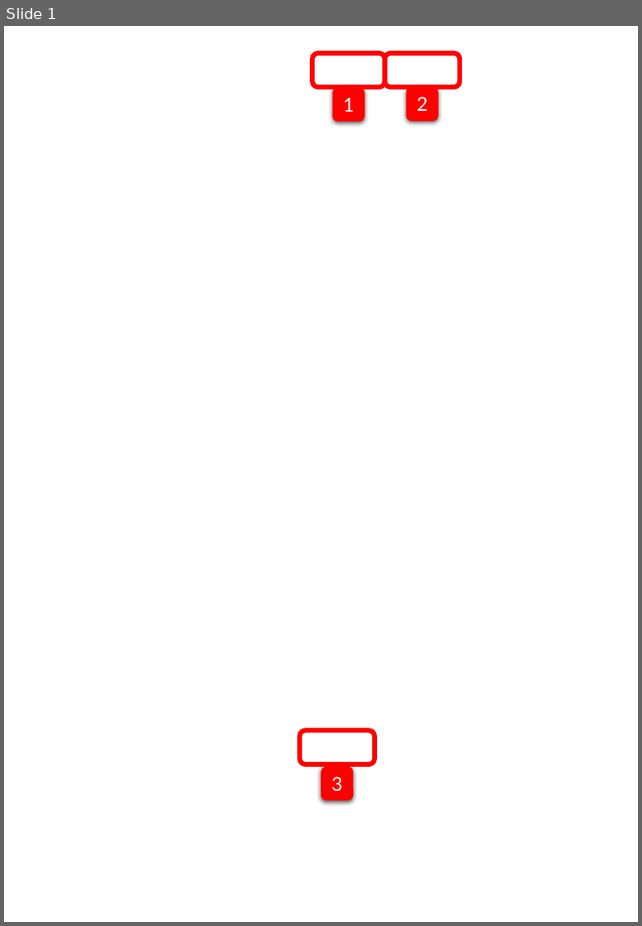
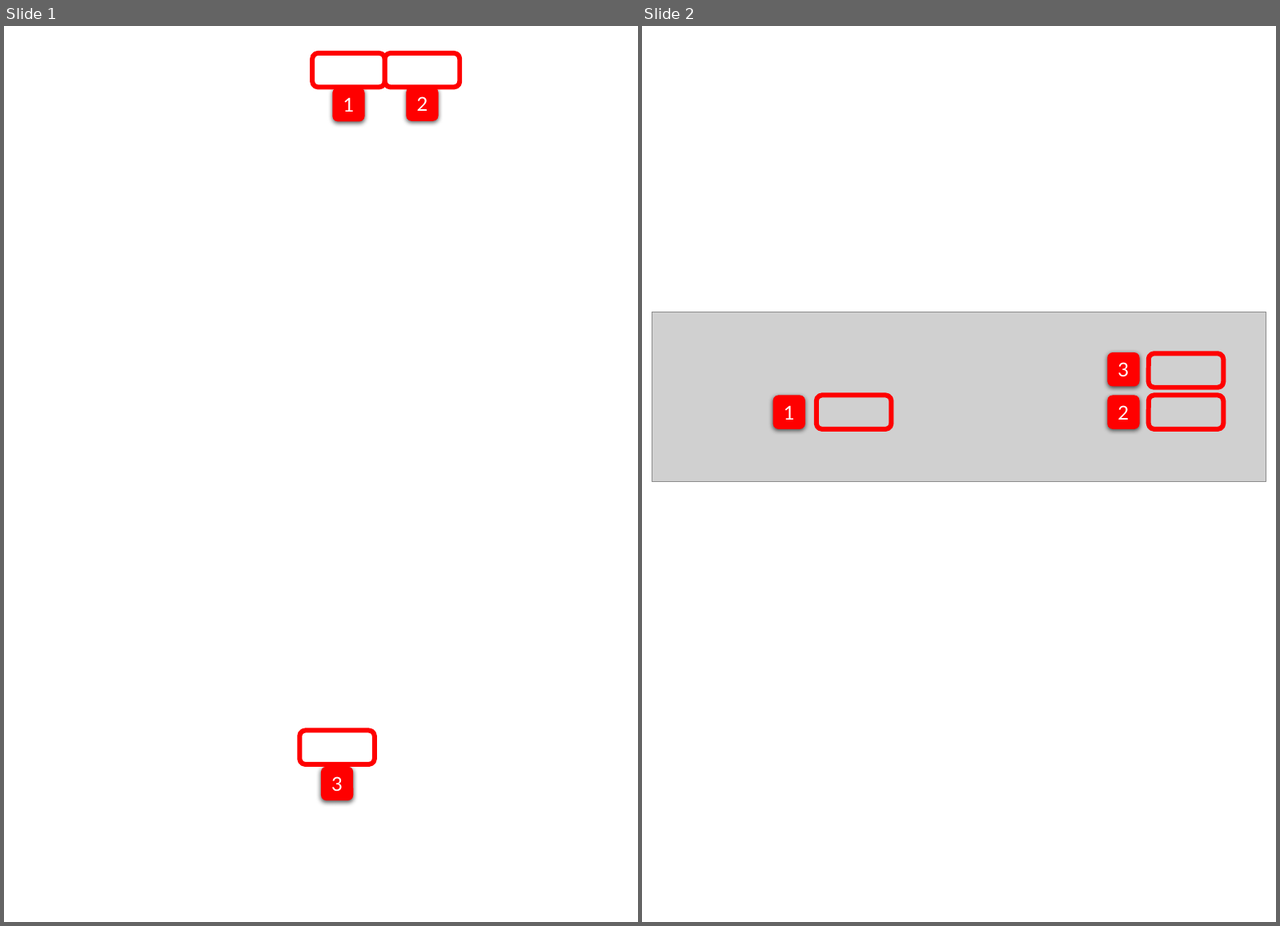
Before and after one commit to debigfish1/adjustmentestimator, a slide deck: Presentation1.pptx. Shown side by side, each under a label of ours: slide 1 before the commit, slides 1 and 2 after it. The pictures are 642x926 and 1280x926 pixels, drawn with LibreOffice and Linux fonts; fonts in the diff are those of the drawing; grey boxes stand for pictures; background and template pictures are left out. Boxes give left, top, right and bottom in pixels: in the first picture for what was removed or moved away, otherwise in the second. Text is boxed around its words. In the diff, an @@ line names an element or a change of style, - is before the commit and + after.

```diff
--- a/Presentation1.pptx
+++ b/Presentation1.pptx
@@ slide 2 added at [642, 26, 1276, 922], background #FFFFFF @@
@@ picture added at [652, 312, 1266, 481] @@
@@ rounded rectangle added at [1107, 352, 1140, 386], fill #FF0000, 18 pt, text #FFFFFF @@
+3
@@ rounded rectangle added at [1148, 353, 1224, 387], outline #FF0000 4.5 pt @@
@@ rounded rectangle added at [773, 396, 805, 429], fill #FF0000, 18 pt, text #FFFFFF @@
+1
@@ rounded rectangle added at [816, 396, 891, 429], outline #FF0000 4.5 pt @@
@@ rounded rectangle added at [1107, 396, 1140, 429], fill #FF0000, 18 pt, text #FFFFFF @@
+2
@@ rounded rectangle added at [1148, 396, 1224, 429], outline #FF0000 4.5 pt @@
```
Also in this commit, not shown: 3 other files.
